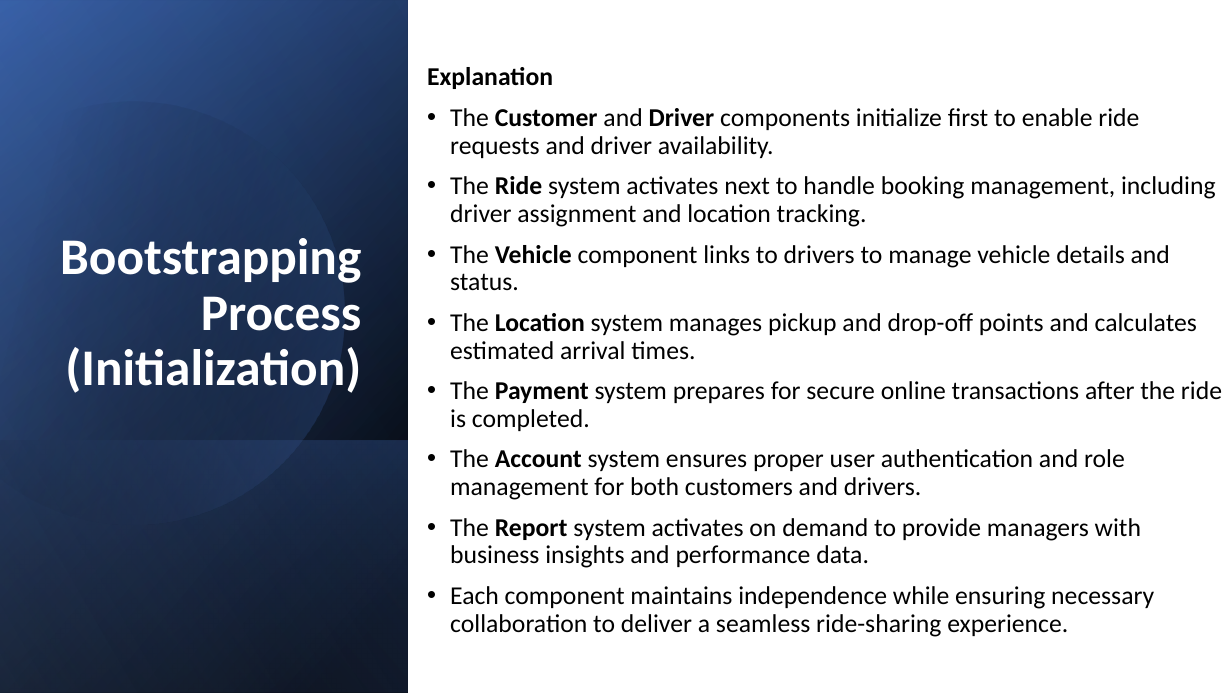
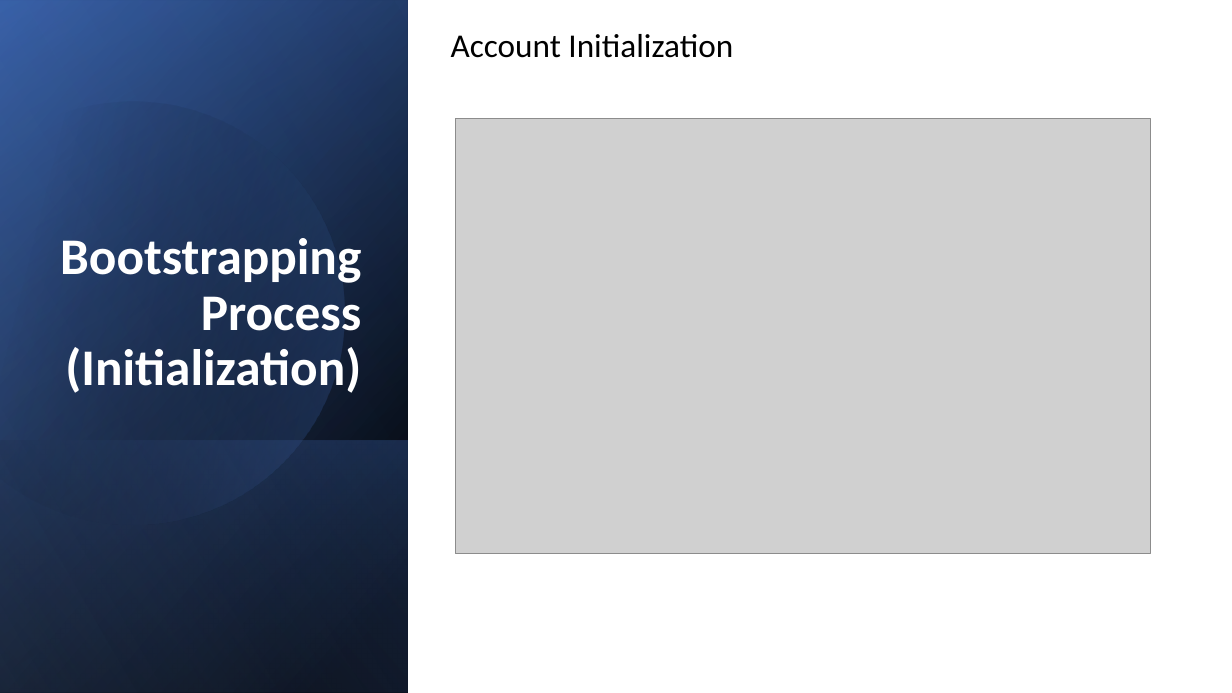
Before and after one commit to CheetoBuri/SE_SmartRide, a slide deck: slide 46 of 523K0010_523K0013.pptx (slide 25 before the commit). Drawn at 1232x693 pixels with LibreOffice and Linux fonts; fonts in the diff are those of the drawing; grey boxes stand for pictures. Boxes give left, top, right and bottom in pixels: in the first picture for what was removed or moved away, otherwise in the second. Text is boxed around its words. In the diff, an @@ line names an element or a change of style, - is before the commit and + after.

Commit message:
Added initialization and updated pptx

```diff
--- a/523K0010_523K0013.pptx
+++ b/523K0010_523K0013.pptx
@@ rectangle removed at (0,0,1232,693) @@
@@ text added at (451,34,733,58), 25.9 pt, text #000000 @@
+Account Initialization
@@ text removed at (427,67,1222,637) @@
-Explanation
-• The Customer and Driver components initialize first to enable ride requests and driver availability.
-• The Ride system activates next to handle booking management, including driver assignment and location tracking.
-• The Vehicle component links to drivers to manage vehicle details and status.
-• The Location system manages pickup and drop-off points and calculates estimated arrival times.
-• The Payment system prepares for secure online transactions after the ride is completed.
-• The Account system ensures proper user authentication and role management for both customers and drivers.
-• The Report system activates on demand to provide managers with business insights and performance data.
-• Each component maintains independence while ensuring necessary collaboration to deliver a seamless ride-sharing experience.
@@ picture added at (456,118,1151,554) @@
```
Also in this commit, not shown: 17 other slides changed, 31 slides added, 5 slides removed, 29 other files.
